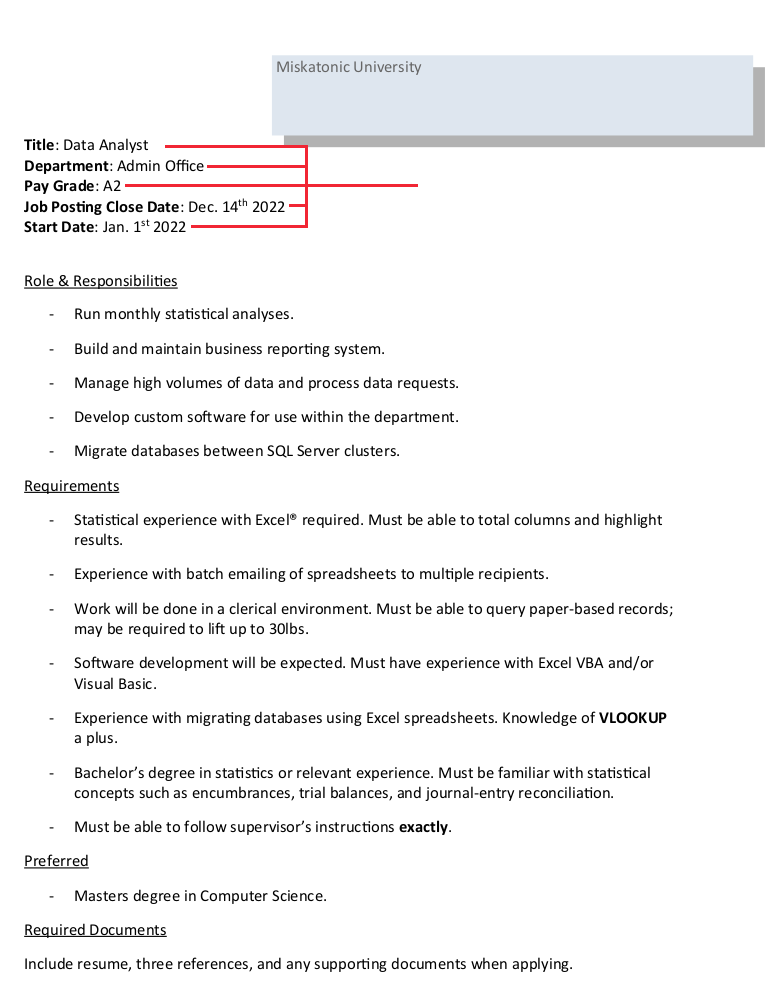
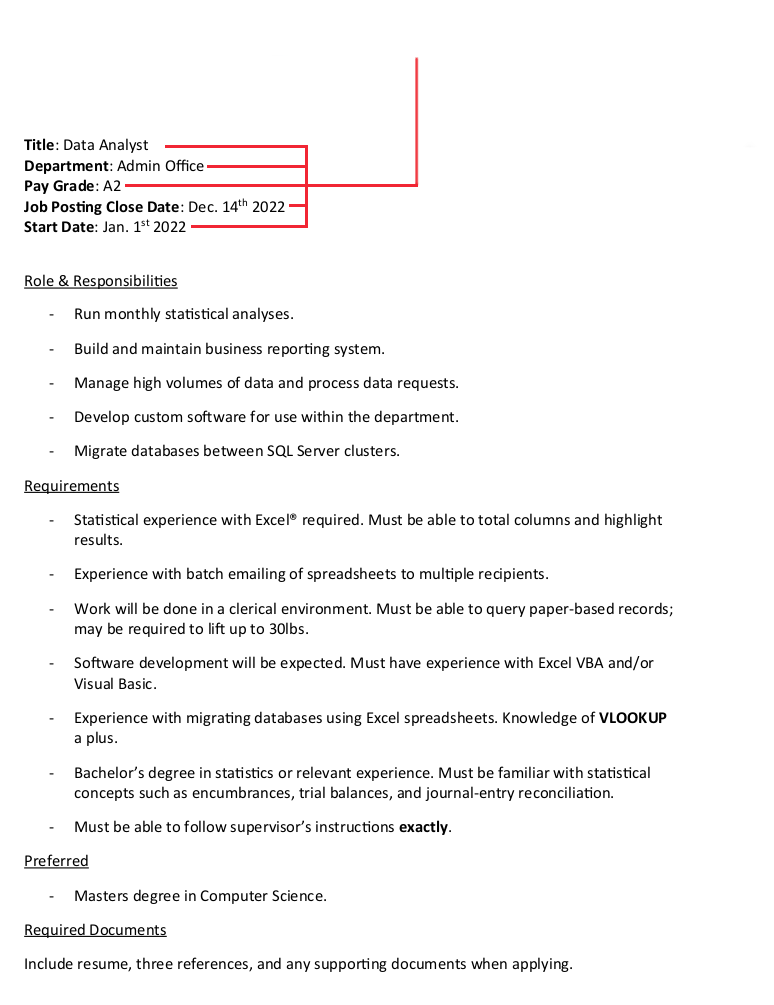
Layer changes from the first w=774, h=1005 image to the second:
painted on "Job Posting" over [271, 55, 765, 186]
